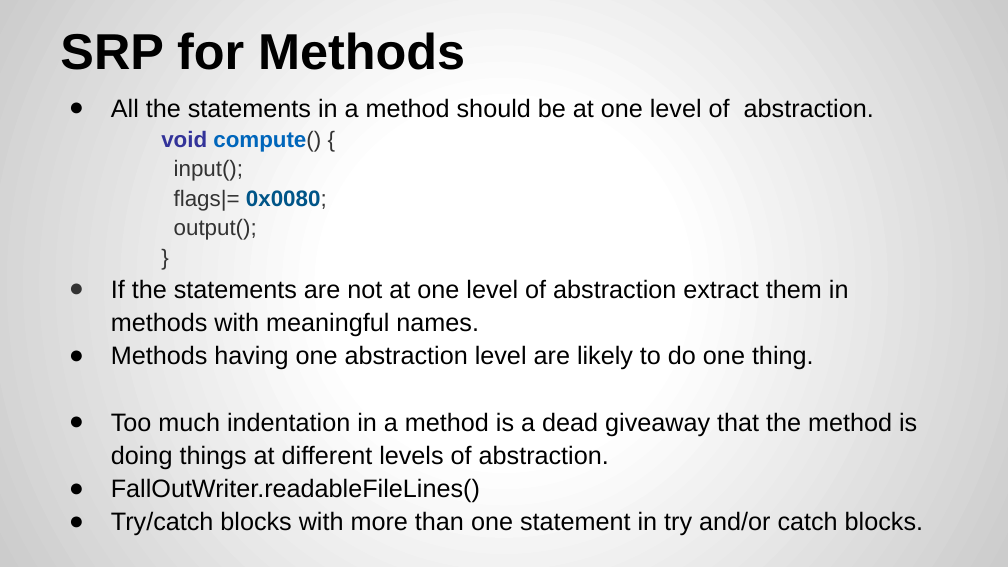
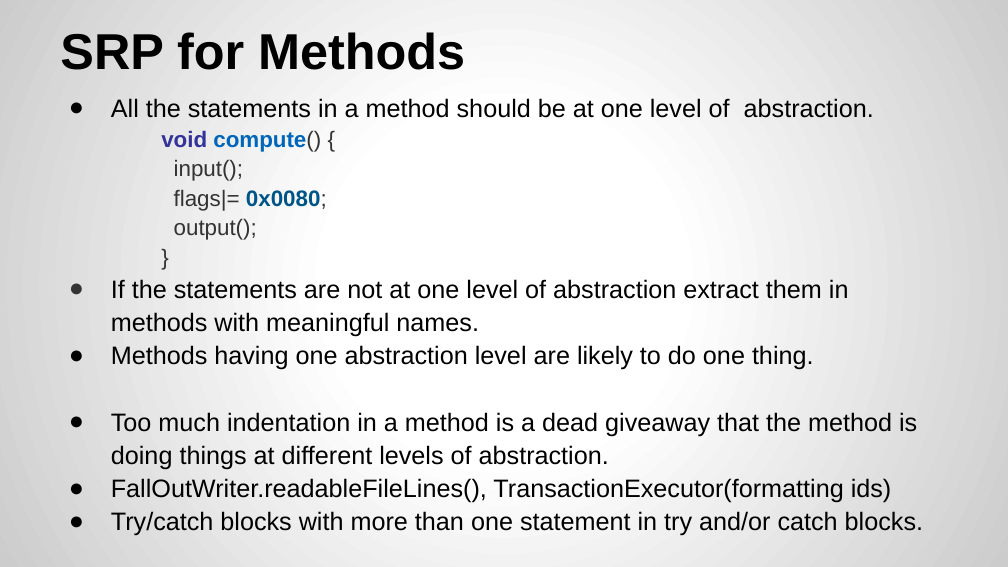
Before and after one commit to yogeshrnaik/presentations, a slide deck: slide 5 of Software Design Principles.pptx. Drawn at 1008x567 pixels with LibreOffice and Linux fonts; fonts in the diff are those of the drawing. Boxes give left, top, right and bottom in pixels: in the first picture for what was removed or moved away, otherwise in the second. Text is boxed around its words. In the diff, an @@ line names an element or a change of style, - is before the commit and + after.

```diff
--- a/Software Design Principles.pptx
+++ b/Software Design Principles.pptx
@@ text at [111,478,892,503]: text changed @@
-● FallOutWriter.readableFileLines()
+● FallOutWriter.readableFileLines(), TransactionExecutor(formatting ids)
```
Also in this commit, not shown: 1 other slide changed.
